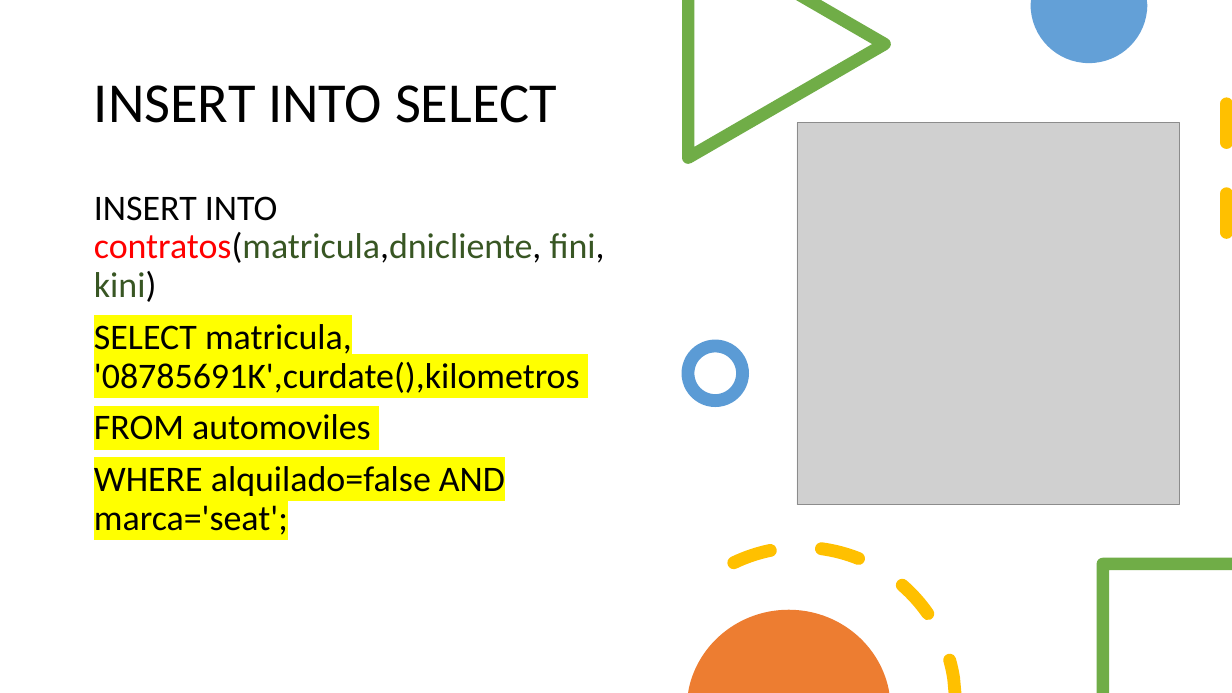
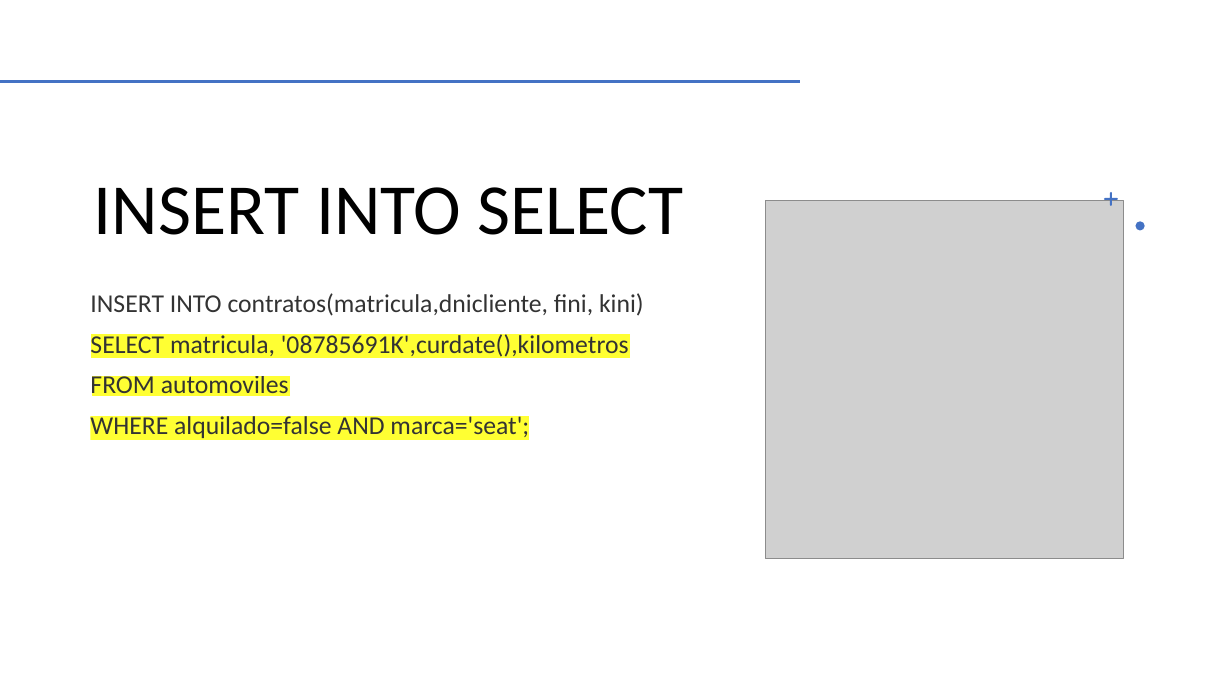
Before and after one commit to NuriaCelis/GBD2425, a slide deck: slide 5 of Tema5/Actualizaciones sencillas.pptx (slide 4 before the commit). Drawn at 1232x693 pixels with LibreOffice and Linux fonts; fonts in the diff are those of the drawing; grey boxes stand for pictures. Boxes give left, top, right and bottom in pixels: in the first picture for what was removed or moved away, otherwise in the second. Text is boxed around its words. In the diff, an @@ line names an element or a change of style, - is before the commit and + after.

```diff
--- a/Tema5/Actualizaciones sencillas.pptx
+++ b/Tema5/Actualizaciones sencillas.pptx
@@ freeform shape removed at bbox=[682, 0, 891, 164] @@
@@ freeform shape removed at bbox=[1031, 0, 1147, 63] @@
@@ line added from (0, 81) to (799, 81), #ED7D31 2 pt @@
@@ line removed from (1227, 104) to (1227, 265) @@
@@ title "INSERT INTO SELECT": place and size @@
-title "INSERT INTO SELECT" at bbox=[94, 85, 557, 123]
+title "INSERT INTO SELECT" at bbox=[94, 187, 683, 235]
@@ title "INSERT INTO SELECT" at bbox=[94, 187, 683, 235]: size 44 to 56 pt; vertical alignment middle to bottom @@
@@ picture: place and size @@
-picture at bbox=[798, 123, 1180, 506]
+picture at bbox=[765, 201, 1124, 559]
@@ freeform shape added at bbox=[1104, 192, 1118, 206], fill #4472C4 @@
@@ freeform shape added at bbox=[1136, 221, 1145, 230], fill #4472C4 @@
@@ text "INSERT INTO contratos(matricula,dnicliente, fini, kini)": place and size @@
-text "INSERT INTO contratos(matricula,dnicliente, fini, kini)" at bbox=[94, 196, 605, 535]
+text "INSERT INTO contratos(matricula,dnicliente, fini, kini)" at bbox=[90, 293, 644, 440]
@@ text "INSERT INTO contratos(matricula,dnicliente, fini, kini)" at bbox=[90, 293, 644, 440]: size 28 to 20 pt; text colour #000000 to #000000 at 80% opacity in "INSERT INTO contratos(matricula,dnicliente, fini, kini)", "SELECT matricula, '08785691K',curdate(),kilometros", "FROM automoviles", "WHERE alquilado=false AND marca='seat';"; text colour #FF0000 to #000000 at 80% opacity in "contratos(matricula,dnicliente,"; text colour #385723 to #000000 at 80% opacity in "contratos(matricula,dnicliente, fini, kini)" @@
@@ ellipse removed at bbox=[689, 346, 743, 400] @@
@@ freeform shape removed at bbox=[725, 498, 967, 693] @@
@@ freeform shape removed at bbox=[1097, 558, 1232, 693] @@
@@ freeform shape removed at bbox=[689, 610, 890, 693] @@
```
Also in this commit, not shown: 1 other slide changed, 4 slides added, 1 slide removed, 6 other files.
